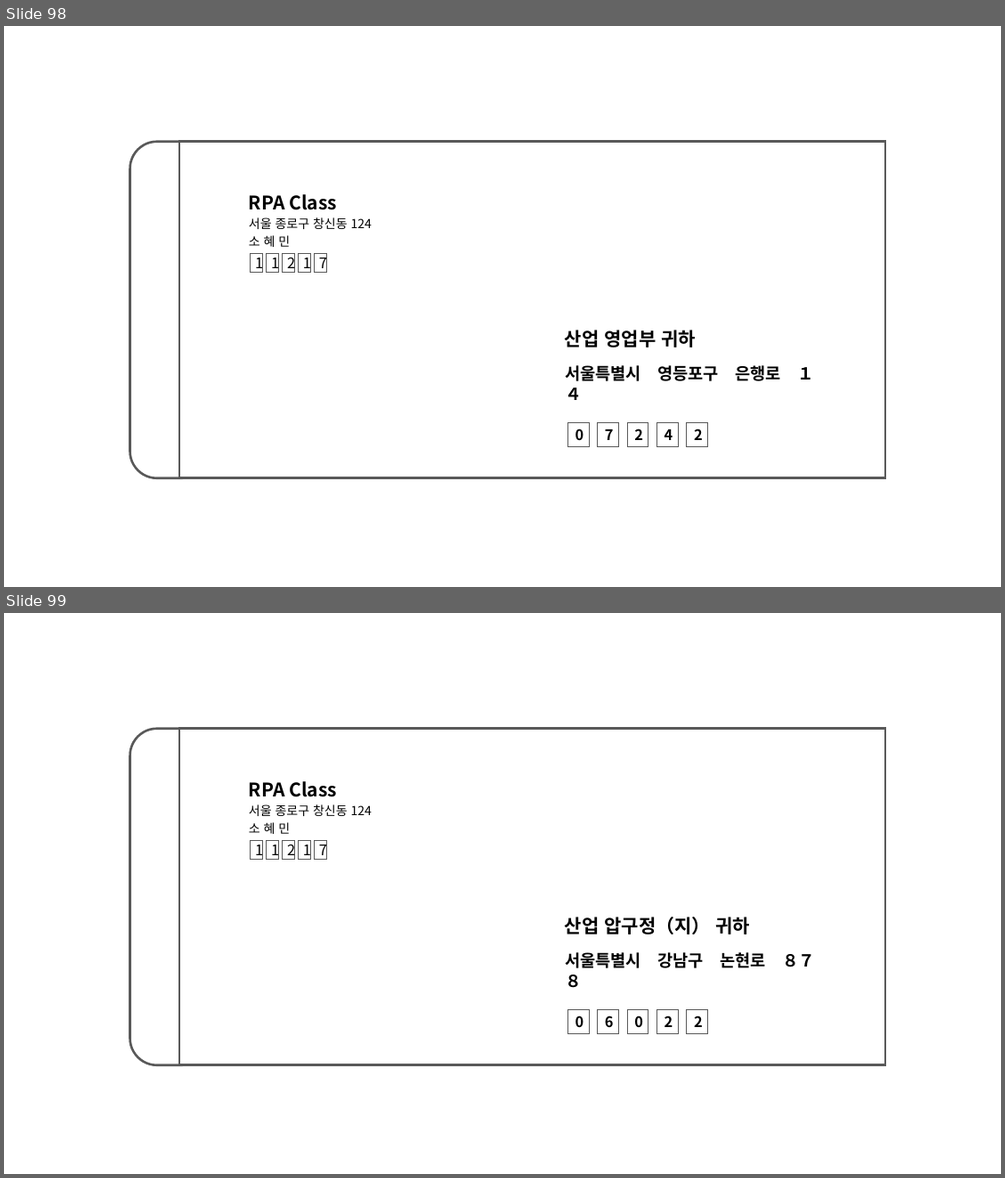
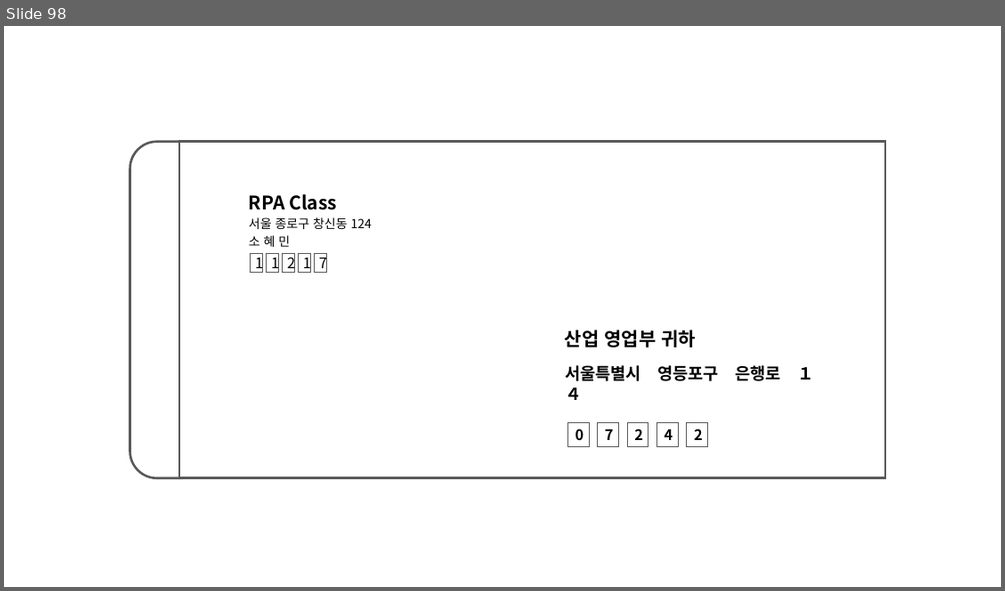
Before and after one commit to sohyemini/MyRPA, a slide deck: files/envelops2.pptx. Shown one above the other, each under a label of ours: slides 98 and 99 before the commit, slide 98 after it. The pictures are 1005x1178 and 1005x591 pixels, drawn with LibreOffice and Linux fonts; fonts in the diff are those of the drawing. Boxes give left, top, right and bottom in pixels: in the first picture for what was removed or moved away, otherwise in the second. Text is boxed around its words. In the diff, an @@ line names an element or a change of style, - is before the commit and + after.

```diff
--- a/files/envelops2.pptx
+++ b/files/envelops2.pptx
@@ slide 99 removed at (4, 613, 1001, 1174), background #FFFFFF @@
@@ rounded rectangle removed at (130, 729, 209, 1065) @@
@@ rectangle removed at (179, 729, 885, 1065) @@
@@ text removed at (249, 781, 337, 797) @@
-RPA Class
@@ text removed at (249, 804, 372, 816) @@
-서울 종로구 창신동 124
@@ text removed at (249, 822, 290, 834) @@
-소 혜 민
@@ rectangle removed at (250, 840, 263, 860) @@
-1
@@ rectangle removed at (266, 840, 278, 860) @@
-1
@@ rectangle removed at (283, 840, 295, 860) @@
-2
@@ rectangle removed at (298, 840, 310, 860) @@
-1
@@ rectangle removed at (314, 840, 326, 860) @@
-7
@@ text removed at (565, 916, 751, 934) @@
-산업 압구정（지） 귀하
@@ text removed at (565, 952, 765, 968) @@
-서울특별시 강남구 논현로 ８７８
@@ rectangle removed at (568, 1010, 589, 1034) @@
-0
@@ rectangle removed at (598, 1010, 619, 1034) @@
-6
@@ rectangle removed at (627, 1010, 647, 1034) @@
-0
@@ rectangle removed at (657, 1010, 678, 1034) @@
-2
@@ rectangle removed at (687, 1010, 708, 1034) @@
-2
```
Also in this commit, not shown: 41 other files.
